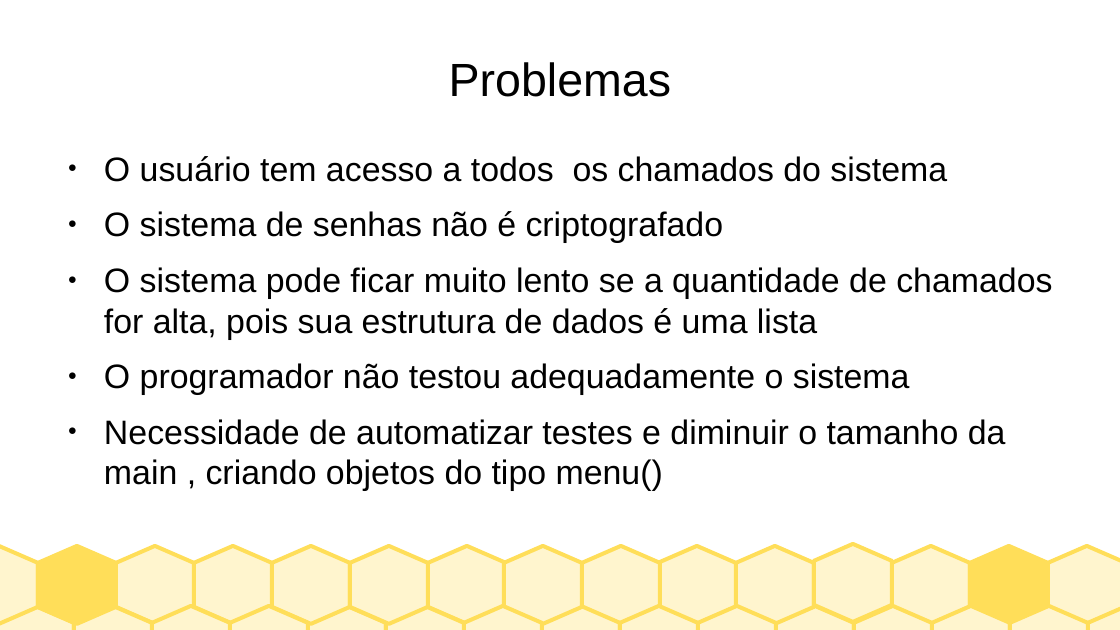
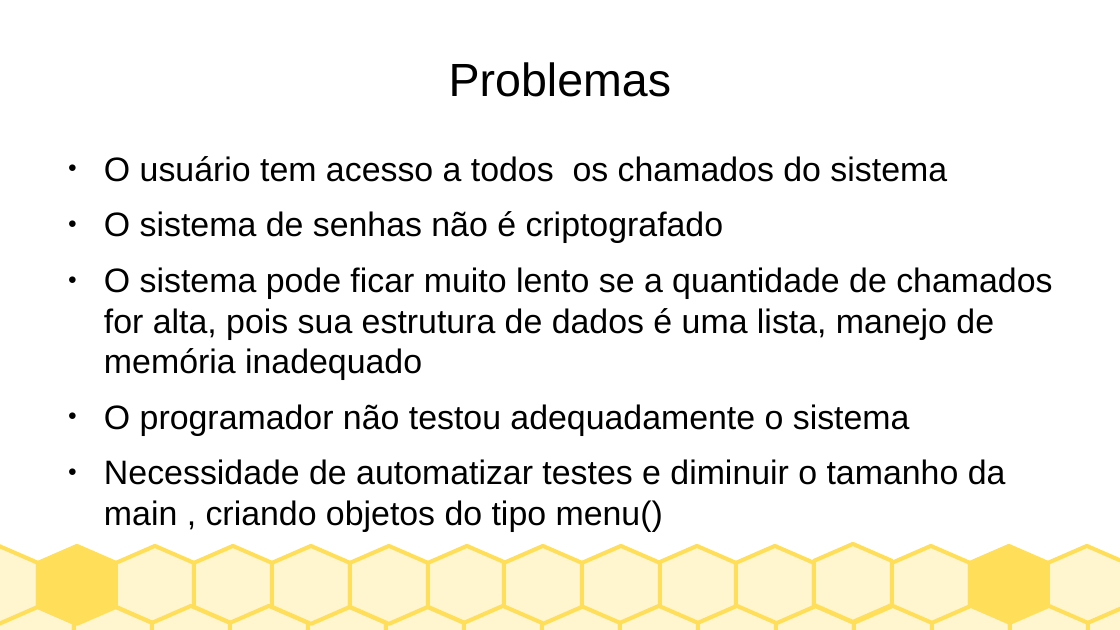
Before and after one commit to adalbertobrant/lipai, a slide deck: slide 24 of atividades/semana4/apresentacaoProjeto-J.odp (slide 18 before the commit). Drawn at 1120x630 pixels with LibreOffice and Linux fonts; fonts in the diff are those of the drawing. Boxes give left, top, right and bottom in pixels: in the first picture for what was removed or moved away, otherwise in the second. Text is boxed around its words. In the diff, an @@ line names an element or a change of style, - is before the commit and + after.

```diff
--- a/atividades/semana4/apresentacaoProjeto-J.odp
+++ b/atividades/semana4/apresentacaoProjeto-J.odp
@@ text at (x1=104, y1=267, x2=1052, y2=380): text changed @@
-● O sistema pode ficar muito lento se a quantidade de chamados for alta, pois sua estrutura de dados é uma lista
+● O sistema pode ficar muito lento se a quantidade de chamados for alta, pois sua estrutura de dados é uma lista, manejo de memória inadequado
```
Also in this commit, not shown: 1 other slide changed, 6 slides added.
